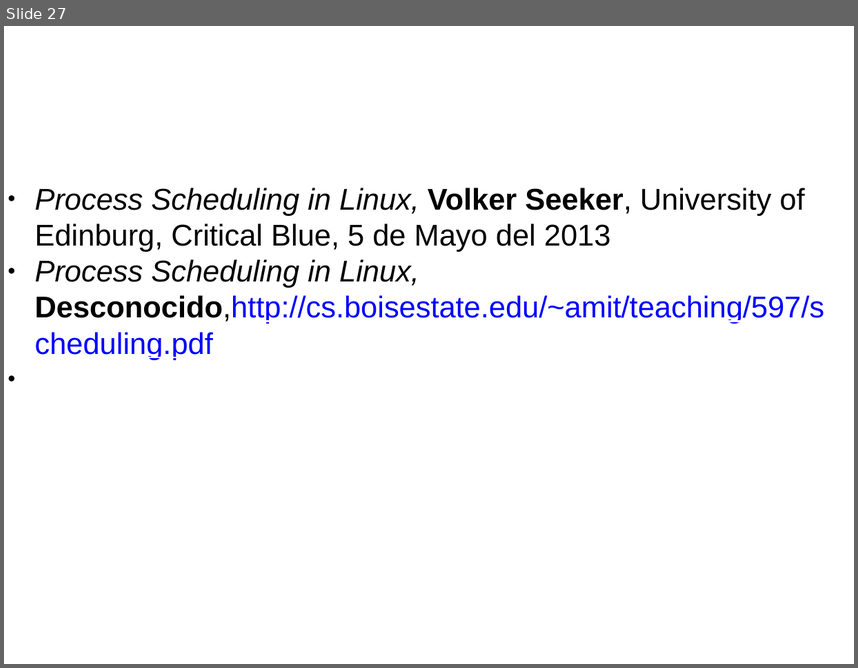
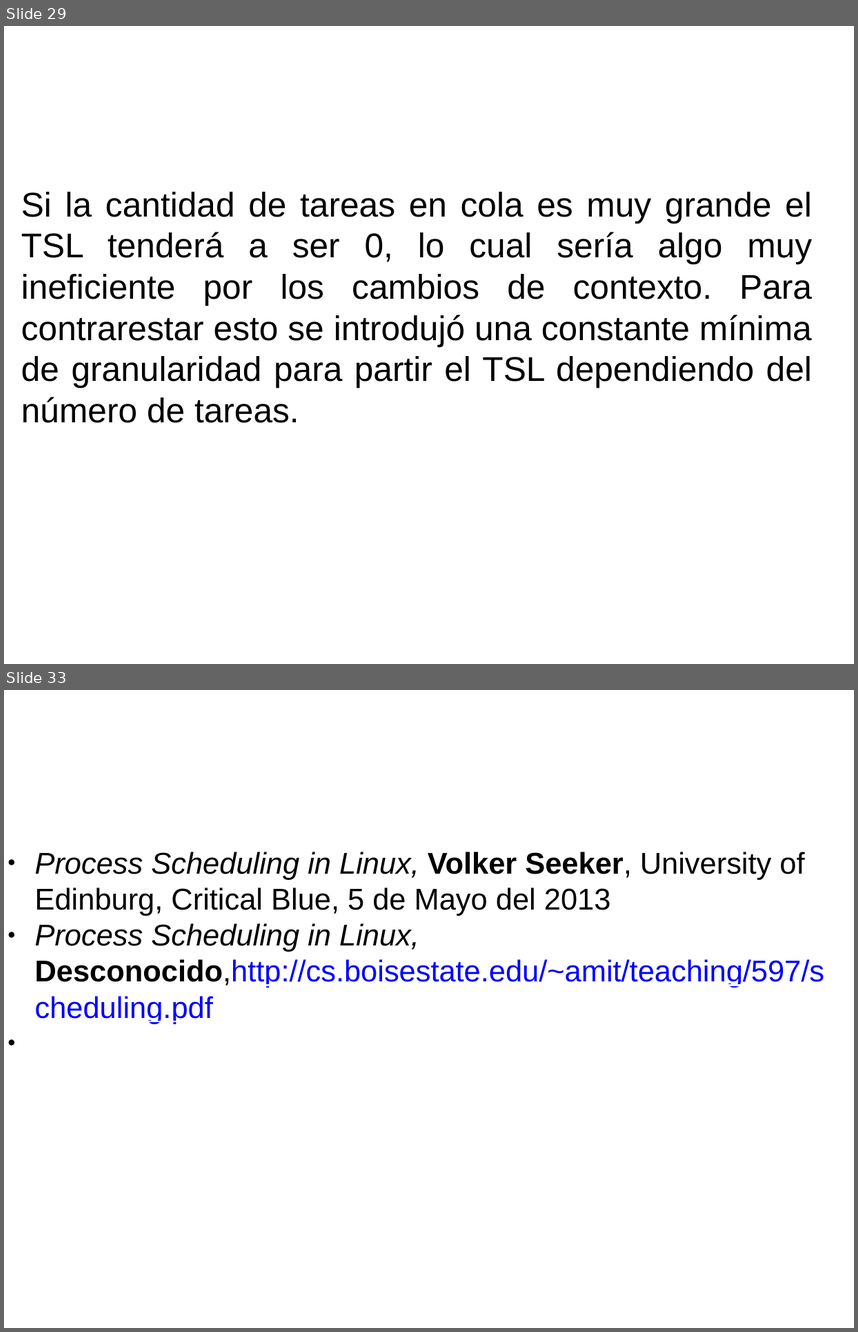
Before and after one commit to gwolf/clase-sistop-2017-01, a slide deck: exposiciones/planificadorCFS/planificadorCFS.pptx. Shown one above the other, each under a label of ours: slide 27 before the commit, slides 29 and 33 after it; the slides between them are not shown. The pictures are 858x668 and 858x1332 pixels, drawn with LibreOffice and Linux fonts; fonts in the diff are those of the drawing; background and template pictures are left out. Boxes give left, top, right and bottom in pixels: in the first picture for what was removed or moved away, otherwise in the second. Text is boxed around its words. In the diff, an @@ line names an element or a change of style, - is before the commit and + after.

```diff
--- a/exposiciones/planificadorCFS/planificadorCFS.pptx
+++ b/exposiciones/planificadorCFS/planificadorCFS.pptx
@@ slide 29 added at (4,26,854,664), background #FFFFFF @@
@@ text added at (21,192,812,423), 32 pt, text #000000 @@
+Si la cantidad de tareas en cola es muy grande el TSL tenderá a ser 0, lo cual sería algo muy ineficiente por los cambios de contexto. Para contrarestar esto se introdujó una constante mínima de granularidad para partir el TSL dependiendo del número de tareas.
@@ text added at (248,192,286,217), 40 pt, text #FFFFFF @@
+5.1 Divisiones de tiempo vs VRT
@@ what was slide 27 is now slide 33 @@
```
Also in this commit, not shown: 5 other slides added.
